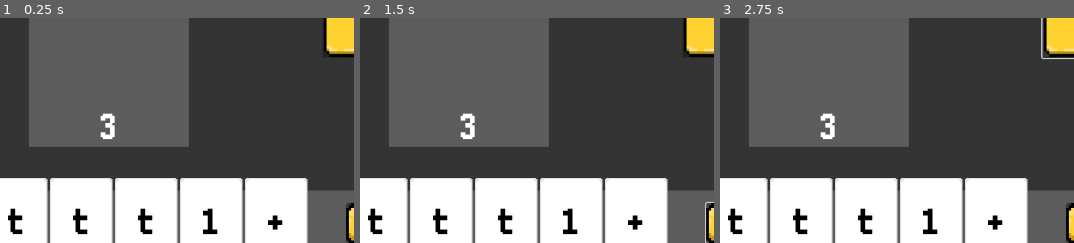
Above: before the commit, frames 1-3 (left to right).
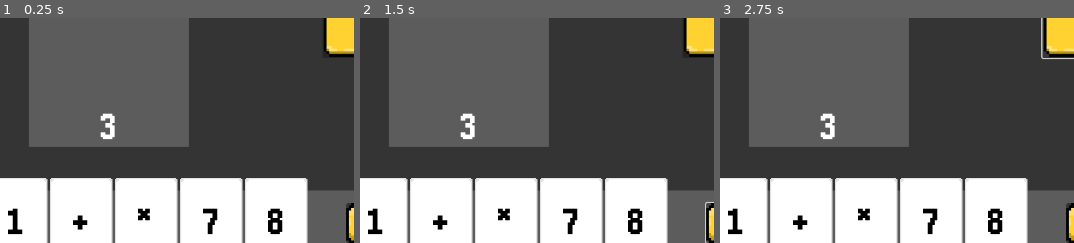
Above: after the commit, the same moments.

Repository: hd2802/stack-demon
Game: Godot game, scene res://_Scenes/level.tscn
Same seed, same stepped clock (60 frames per second), same inputs: the game is played once before the commit and once after it.
Inputs (mouse positions are % of the whole screen's width and height, from its top left):
- Up to frame 1 (0.25 s): no input
- Up to frame 2 (1.5 s): click (88, 82) at 0.5 s; click (88, 82) at 1.25 s
- Up to frame 3 (2.75 s): click (85, 37) at 2 s
The pictures show only the part of the screen within x 34-84%, y 37-87%; the shares and areas given below are measured in that part.

The runs differ from the first frame. In frame 1, 1.5% of the frame differs, in the area x 2-80%, y 84-97%; in frame 2, 1.5%; in frame 3, 1.5%.

Commit message:
feat: add hand fill

Diff:
--- a/_Scenes/level.tscn
+++ b/_Scenes/level.tscn
@@ -1,8 +1,7 @@
-[gd_scene load_steps=8 format=3 uid="uid://dipmb0ce8ps10"]
+[gd_scene load_steps=7 format=3 uid="uid://dipmb0ce8ps10"]
 
 [ext_resource type="Script" path="res://_Scripts/Level/level.gd" id="1_nxa5s"]
 [ext_resource type="Script" path="res://_Scripts/Hand/hand.gd" id="2_f4ts2"]
-[ext_resource type="PackedScene" uid="uid://m1cief7boe3f" path="res://_Scenes/card.tscn" id="3_td00e"]
 [ext_resource type="Texture2D" uid="uid://cvyyq7gn65onv" path="res://Sprites/upload_button.png" id="4_q03lm"]
 [ext_resource type="Theme" uid="uid://de0d88t3bbp3w" path="res://Themes/stack.tres" id="5_bsc3n"]
 [ext_resource type="Script" path="res://_Scripts/Stack/stack.gd" id="6_icv8i"]
@@ -46,15 +45,6 @@
 mouse_filter = 2
 script = ExtResource("2_f4ts2")
 
-[node name="Card" parent="Hand" instance=ExtResource("3_td00e")]
-layout_mode = 2
-
-[node name="Card2" parent="Hand" instance=ExtResource("3_td00e")]
-layout_mode = 2
-
-[node name="Card3" parent="Hand" instance=ExtResource("3_td00e")]
-layout_mode = 2
-
 [node name="PlayCardButton" type="Button" parent="."]
 offset_left = 938.0
 offset_top = 560.0
--- a/_Scripts/Hand/hand.gd
+++ b/_Scripts/Hand/hand.gd
@@ -4,6 +4,14 @@
 var cards : Array[String]
 
 var selected_card : Card = null
+
+const POSSIBLE_CARDS = [
+	"add", "divide", "multiply", "subtract",
+	"zero", "one", "two", "three", "four",
+	"five", "six", "seven", "eight", "nine"
+]
+
+const HAND_SIZE = 5
 
 signal card_played(card: Card)
 
@@ -18,6 +26,19 @@
 	card_2.createCard("add")
 	card_2.clicked.connect(_on_card_clicked)
 	self.add_child(card_2)
+
+	# Placeholder code
+	fill_hand(2)
+
+func fill_hand(num_cards : int) -> void:
+	var rng = RandomNumberGenerator.new()
+
+	while num_cards < HAND_SIZE:
+		var new_card : Card = load("res://_Scenes/card.tscn").instantiate()
+		new_card.createCard(POSSIBLE_CARDS[rng.randi_range(0, len(POSSIBLE_CARDS) - 1)])
+		new_card.clicked.connect(_on_card_clicked)
+		self.add_child(new_card)
+		num_cards+=1
 
 func _on_card_clicked(card: Card):
 	if selected_card :
